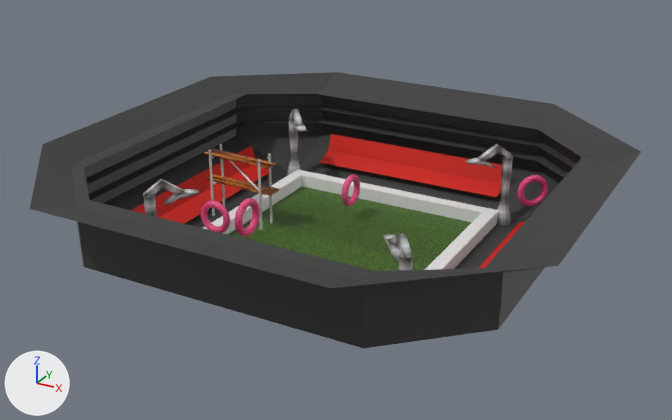
One commit to the Blender file Projekt-Grafika/nowy.blend: the scene before it, then after it.
Rendered twice from a 50 mm lens placed at (4024.0, -6615.0, 3285.0), pointed at (443.0, -105.0, 30.0). Lighting does not change. The marker at lower left points along +X, +Y and +Z.
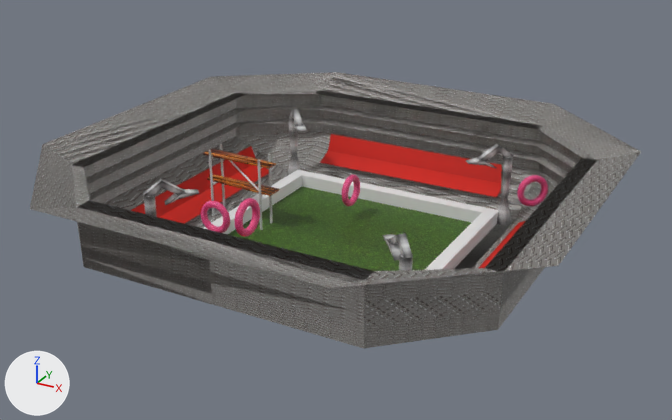
Changed parts and their boxes [x1, y1, x2, y2] in the pictures (672 x 420 px):
part 1 of me_plane, added: after [30, 72, 641, 348]
part 2 of me_plane, recoloured: before [30, 72, 641, 348]; after [86, 73, 581, 288]

What the commit changed:
Picture 'tex.tga' (img_tex_tga) is new.
Material 'tex.tga' (mat_tex_tga) is new.
Its texture is img_tex_tga.
me_plane is used by ob_plane; location (405.0, 29.0, -350.0); scale (1220.0, 1220.0, 122.0).
me_plane had 84 vertices, 69 faces and spanned x -1.83..1.86, y -1.93..1.78, z 0.0..7.97.
me_plane now has 243 vertices, 289 faces and spans x -1.83..1.86, y -1.93..1.78, z 0.0..7.97.
me_plane part 1: 159 vertices added at x -1.83..1.86, y -1.93..1.78, z 0.0..7.97.
me_plane part 2: 68 faces spanning x -1.83..1.86, y -1.93..1.78, z 0.0..7.97 switch from mat_cale_tga (picture img_cale_tga) to mat_tex_tga (picture img_tex_tga).
